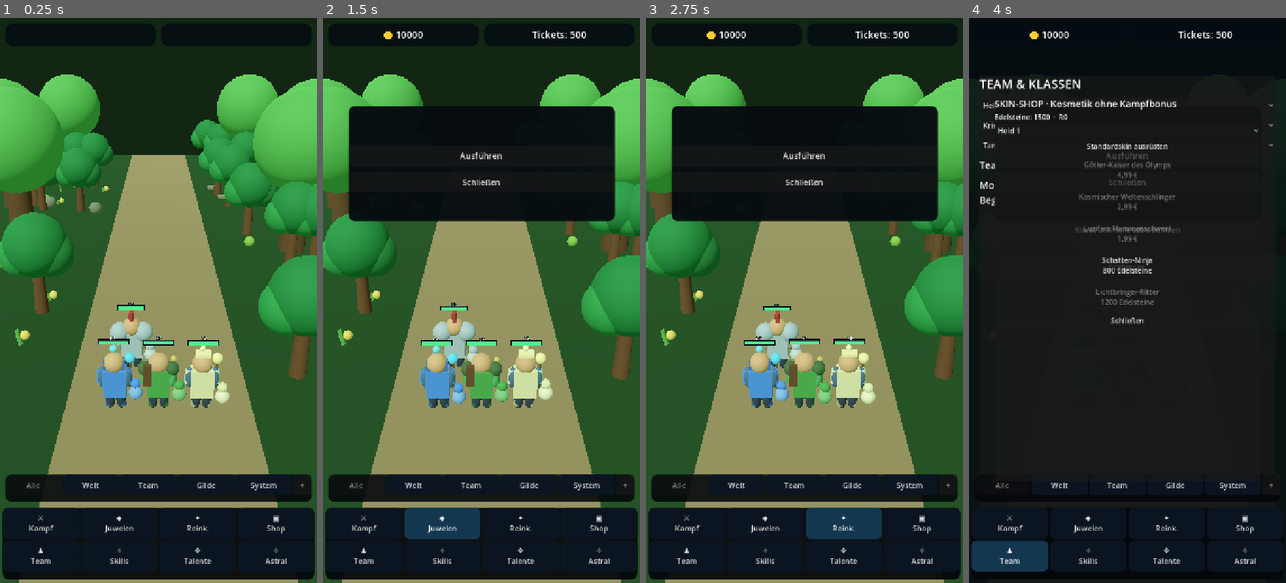
Above: before the commit, frames 1-4 (left to right).
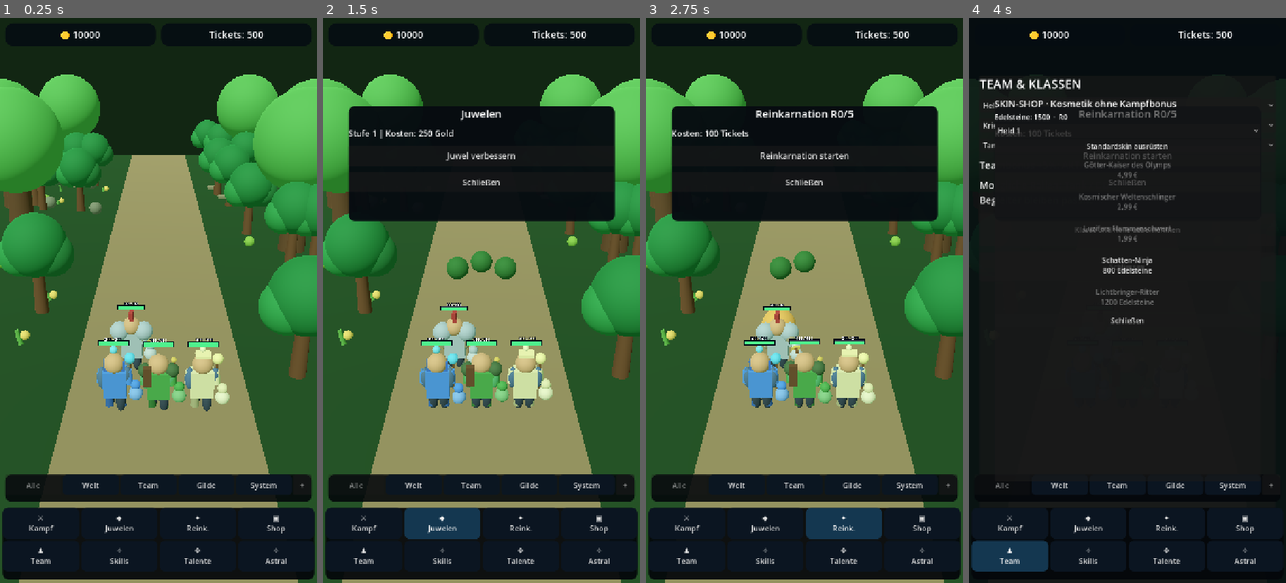
Above: after the commit, the same moments.

Repository: xynewageyx/TitanLegend
Game: Godot game, scene res://scenes/main.tscn
Two runs of this game, one before a commit and one after it. Both use one fixed random seed, a clock stepped at 60 frames per second and the inputs below.
Inputs:
- Up to frame 1 (0.25 s): no input
- Up to frame 2 (1.5 s): click "⚔ Kampf" at 0.5 s; click "◆ Juwelen" at 1.25 s
- Up to frame 3 (2.75 s): click "✦ Reink." at 2 s
- Up to frame 4 (4 s): click "▣ Shop" at 2.75 s; click "♟ Team" at 3.5 s

The runs differ from the first frame. In frame 1, 1.2% of the frame differs, in the area x 19-84%, y 2-70%; in frame 2, 1.2%; in frame 3, 1.3%, in the area x 8-68%, y 16-60%; in frame 4, 0.4%.
Error before the commit: Parse Error: Static function "boss_resistance()" not found in base "TitanCombatBalance". (res://scripts/battle_manager.gd:668)

Commit message:
Balance recurring boss variants with capped elemental resistances

Diff:
--- a/scripts/titan_combat_balance.gd
+++ b/scripts/titan_combat_balance.gd
@@ -7,6 +7,11 @@
 # Existing biome index already determines the element for the entire zone.
 static func boss_variant(stage: int) -> int:
  return posmod(int(posmod(maxi(1, stage) - 1, 100) / 10), BOSS_TITLES.size())
+
+static func boss_resistance(variant: int) -> float:
+ # Element is fixed for the zone; only archetype durability changes.
+ const RESISTANCES: Array[float] = [0.16, 0.14, 0.18, 0.20]
+ return RESISTANCES[posmod(variant, RESISTANCES.size())]
 
 static func has_boss_minions(stage: int, fusion: bool) -> bool:
  # Midgame begins at stage 401 (area 5 of 12). Not every encounter uses the extra enemies.
